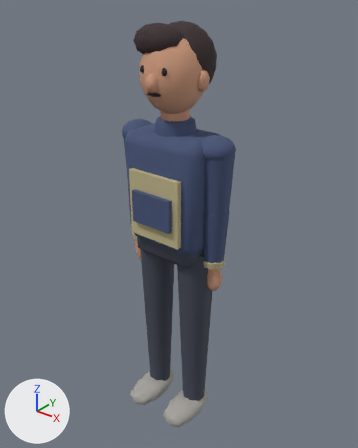
The Blender file asset/models/resident-aoi/resident-aoi.blend: old version first, new version second.
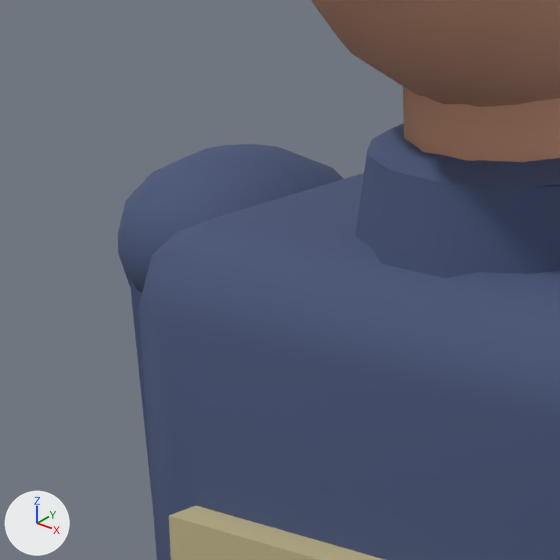
The first picture shows the older version from a 50 mm lens placed at (1.166, -1.436, 1.831), pointed at (-0.009, 0.033, 0.92). The close-ups show the older and then the newer version on the part from 30% to 51% of the width and 22% to 39% of the height of that picture. Only the edits that show in the close-ups are written down. Every picture has the same lights, and +X, +Y and +Z are marked at lower left.

The first close-up shows 'head', 'torso', 'upperArm.R'.
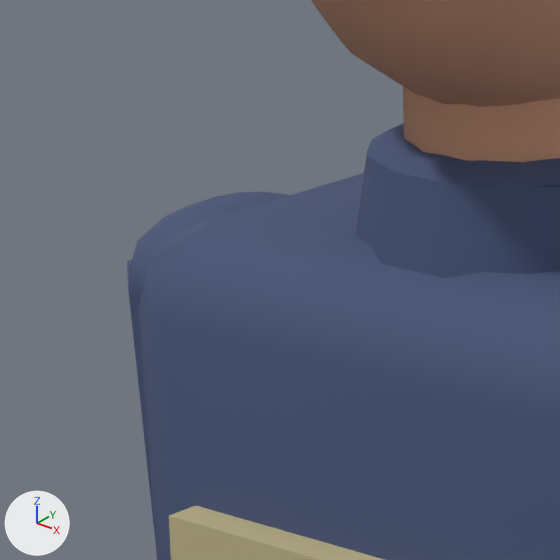
What changed in the scene script:
```text
Change me_upperarm_r:
    used by ob_upperarm_r; parent = ob_torso; location = (-0.194, 0.0, 0.373)
    remove me_upperarm_r.from_pydata(...)  # 104 vertices, 120 faces; spans x -0.066..0.078, y -0.072..0.072, z -0.265..0.038
    add me_upperarm_r.from_pydata(...)  # 104 vertices, 120 faces; spans x -0.061..0.082, y -0.072..0.072, z -0.265..0.012
    me_upperarm_r part 1: a new loose piece, a UV sphere (12 segments, 8 rings, poles along z) spanning x -0.058..0.082, y -0.072..0.072, z -0.072..0.012, in mat_res_jacket (dark blue #465478)
    me_upperarm_r part 2: the loose piece of 86 vertices spanning x -0.066..0.078, y -0.072..0.072, z -0.062..0.038 is deleted
    me_upperarm_r part 3: 9 vertices removed from x -0.061..0.061, y -0.061..0.061, z -0.005; 9 vertices added at x -0.061..0.061, y -0.061..0.061, z -0.03
```

Changed parts and their boxes (x1, y1, x2, y2) in the close-ups (560 x 560 px; the box of a moved part takes in the faces that stretch with it):
'upperArm.R', reshaped (mostly hidden afterwards): before (118, 144, 344, 515); after (127, 192, 289, 543)
part 1 of me_upperarm_r, added (dark blue): after (129, 192, 289, 305)
part 2 of me_upperarm_r, deleted (dark blue): before (118, 144, 344, 292)
part 3 of me_upperarm_r, moved or reshaped: before (129, 278, 154, 515); after (127, 260, 156, 543)
